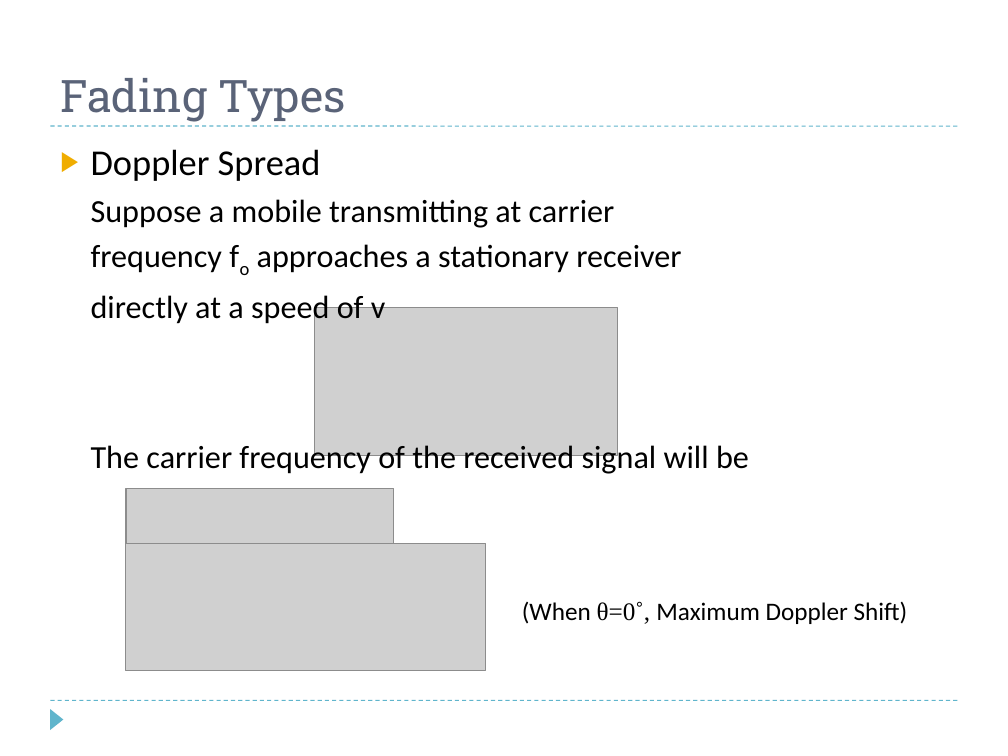
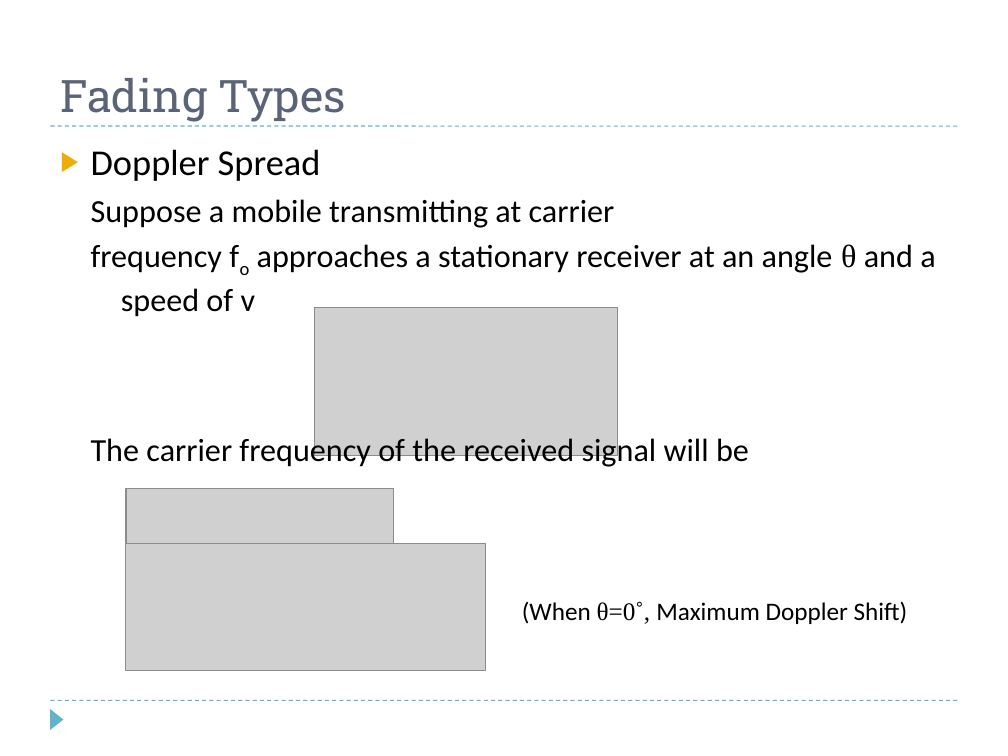
Before and after one commit to francisco99/tony, a slide deck: slide 6 of trunk/Fading in Wireless Communications.pptx. Drawn at 1008x756 pixels with LibreOffice and Linux fonts; fonts in the diff are those of the drawing; grey boxes stand for pictures; background and template pictures are left out. Boxes give left, top, right and bottom in pixels: in the first picture for what was removed or moved away, otherwise in the second. Text is boxed around its words. In the diff, an @@ line names an element or a change of style, - is before the commit and + after.

```diff
--- a/trunk/Fading in Wireless Communications.pptx
+++ b/trunk/Fading in Wireless Communications.pptx
@@ text at (91, 244, 935, 317): text changed @@
-  frequency fo approaches a stationary receiver
-  directly at a speed of v
+  frequency fo approaches a stationary receiver at an angle θ and a speed of v
```
Also in this commit, not shown: 3 other files.
